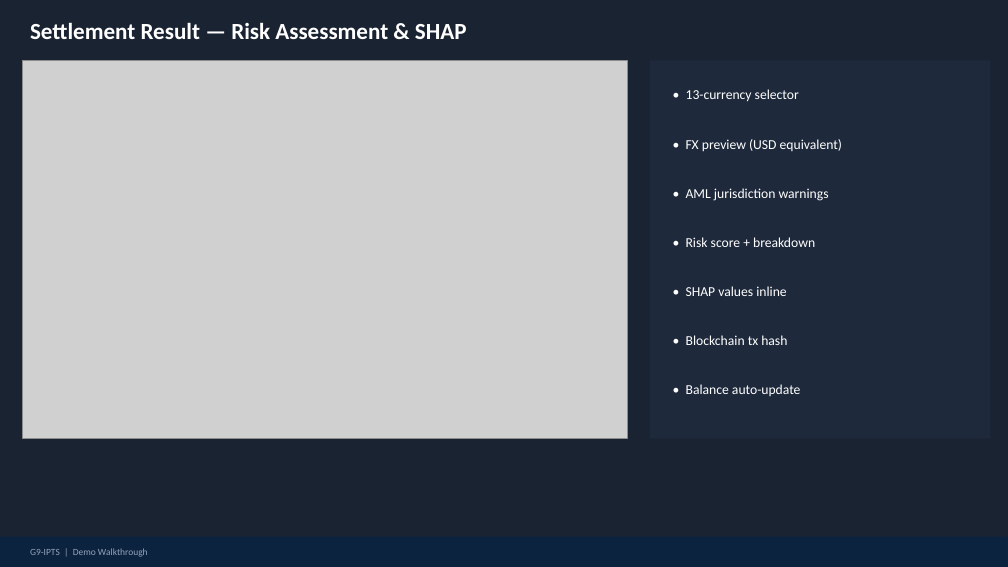
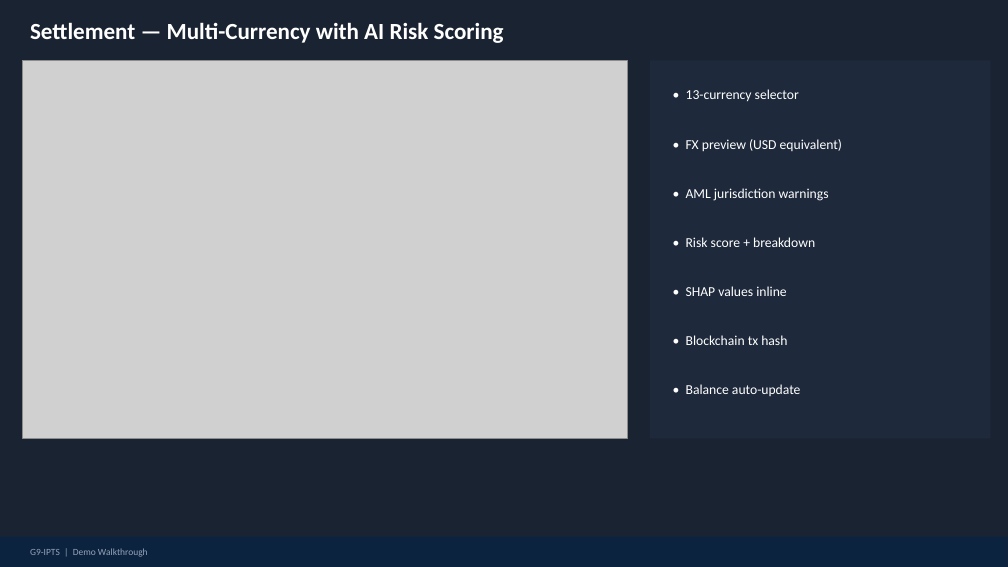
Before and after one commit to mohammedidriss/G9-IPTS, a slide deck: slide 13 of docs/G9-IPTS_Demo_Walkthrough.pptx (slide 12 before the commit). Drawn at 1008x567 pixels with LibreOffice and Linux fonts; fonts in the diff are those of the drawing; grey boxes stand for pictures. Boxes give left, top, right and bottom in pixels: in the first picture for what was removed or moved away, otherwise in the second. Text is boxed around its words. In the diff, an @@ line names an element or a change of style, - is before the commit and + after.

```diff
--- a/docs/G9-IPTS_Demo_Walkthrough.pptx
+++ b/docs/G9-IPTS_Demo_Walkthrough.pptx
@@ text at (30,22,504,43): text changed @@
-Settlement Result — Risk Assessment & SHAP
+Settlement — Multi-Currency with AI Risk Scoring
```
Also in this commit, not shown: 6 other slides changed, 16 slides added, 3 slides removed, 20 other files.
